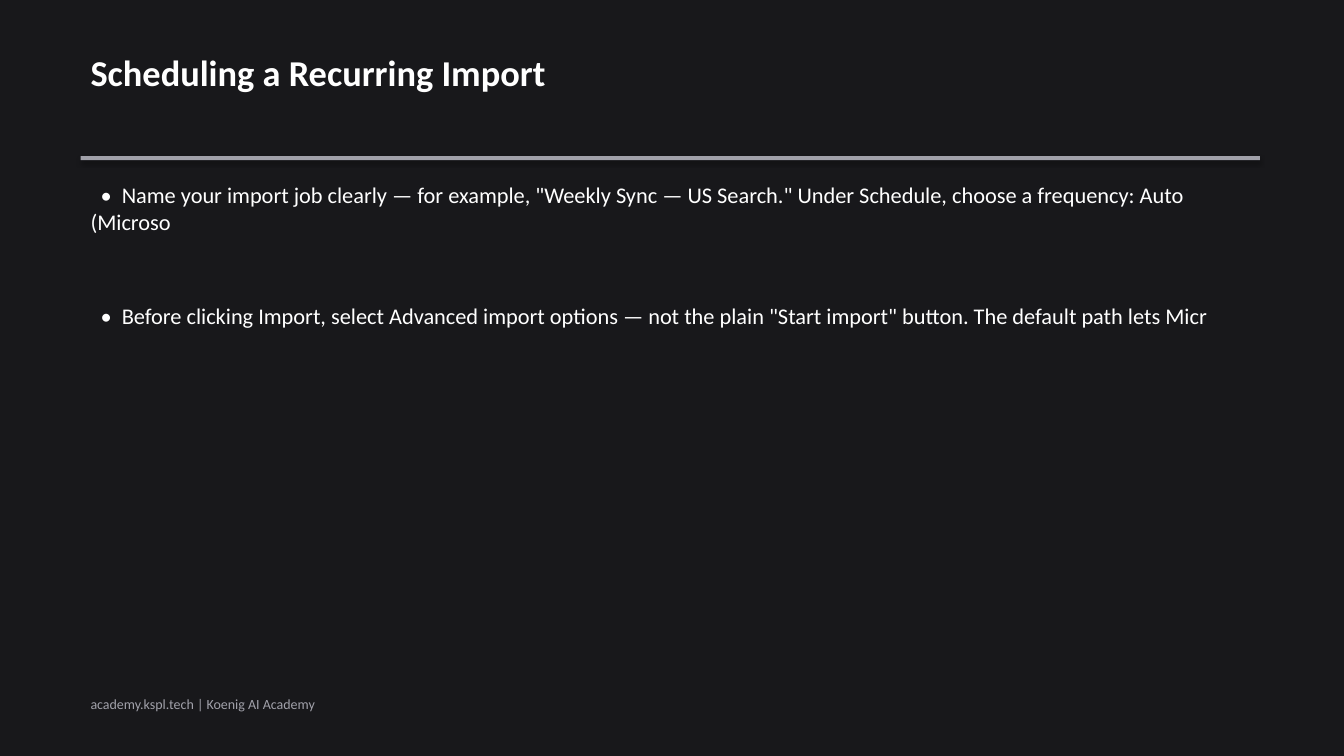
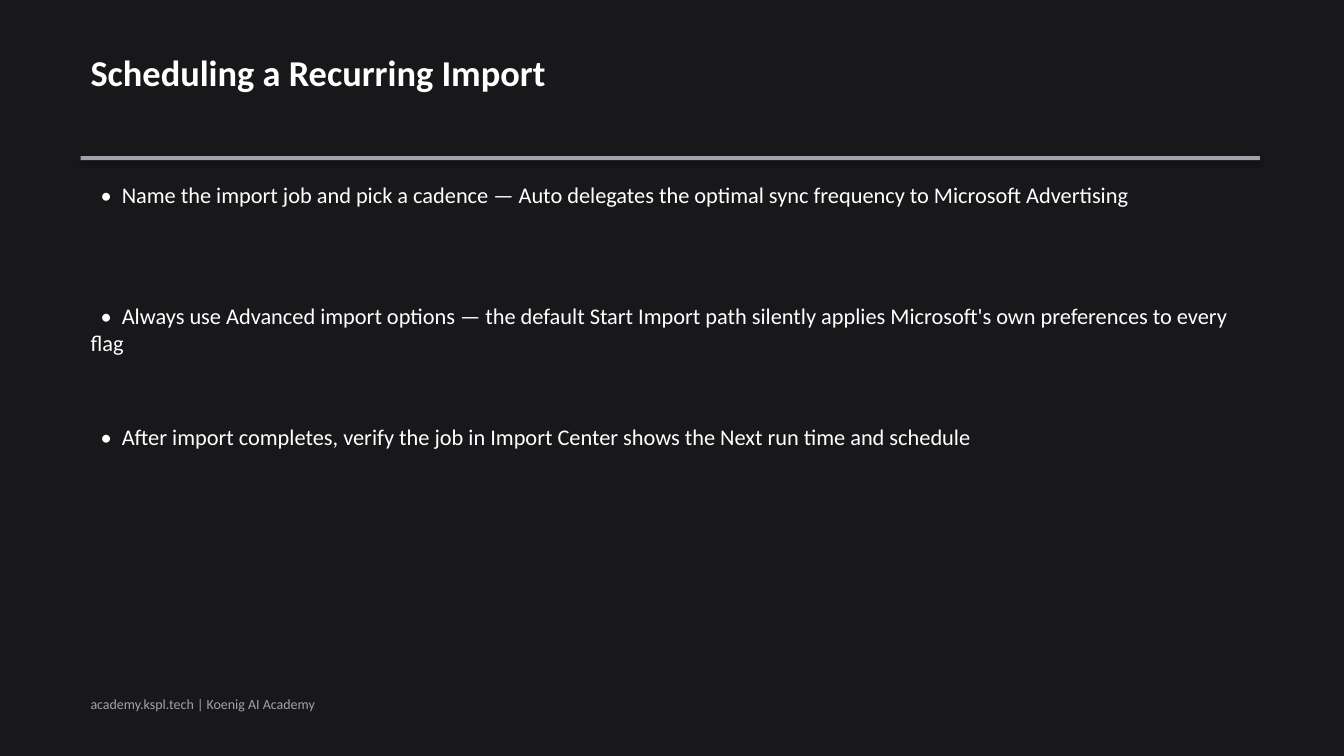
Before and after one commit to Koenig-Solutions-Private-Limited/koenig-ai-org, a slide deck: slide 4 of vault/courses/microsoft-advertising-bing-ads/ch02-slides.pptx. Drawn at 1344x756 pixels with LibreOffice and Linux fonts; fonts in the diff are those of the drawing. Boxes give left, top, right and bottom in pixels: in the first picture for what was removed or moved away, otherwise in the second. Text is boxed around its words. In the diff, an @@ line names an element or a change of style, - is before the commit and + after.

```diff
--- a/vault/courses/microsoft-advertising-bing-ads/ch02-slides.pptx
+++ b/vault/courses/microsoft-advertising-bing-ads/ch02-slides.pptx
@@ text at bbox=[122, 187, 1128, 207]: text changed @@
-• Name your import job clearly — for example, "Weekly Sync — US Search." Under Schedule, choose a frequency: Auto (Microso
+• Name the import job and pick a cadence — Auto delegates the optimal sync frequency to Microsoft Advertising
@@ text at bbox=[91, 308, 1227, 355]: text changed @@
-• Before clicking Import, select Advanced import options — not the plain "Start import" button. The default path lets Micr
+• Always use Advanced import options — the default Start Import path silently applies Microsoft's own preferences to every flag
@@ text added at bbox=[122, 429, 970, 449], 16 pt, text #FFFFFF @@
+• After import completes, verify the job in Import Center shows the Next run time and schedule
```
Also in this commit, not shown: 3 other slides changed.
